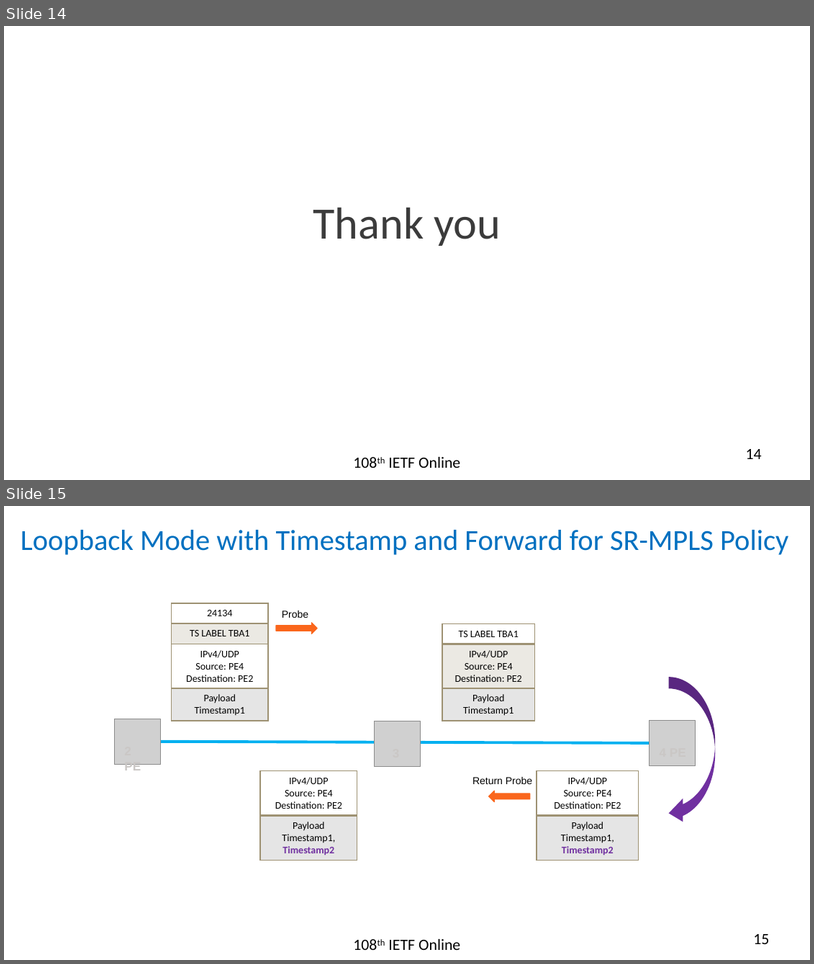
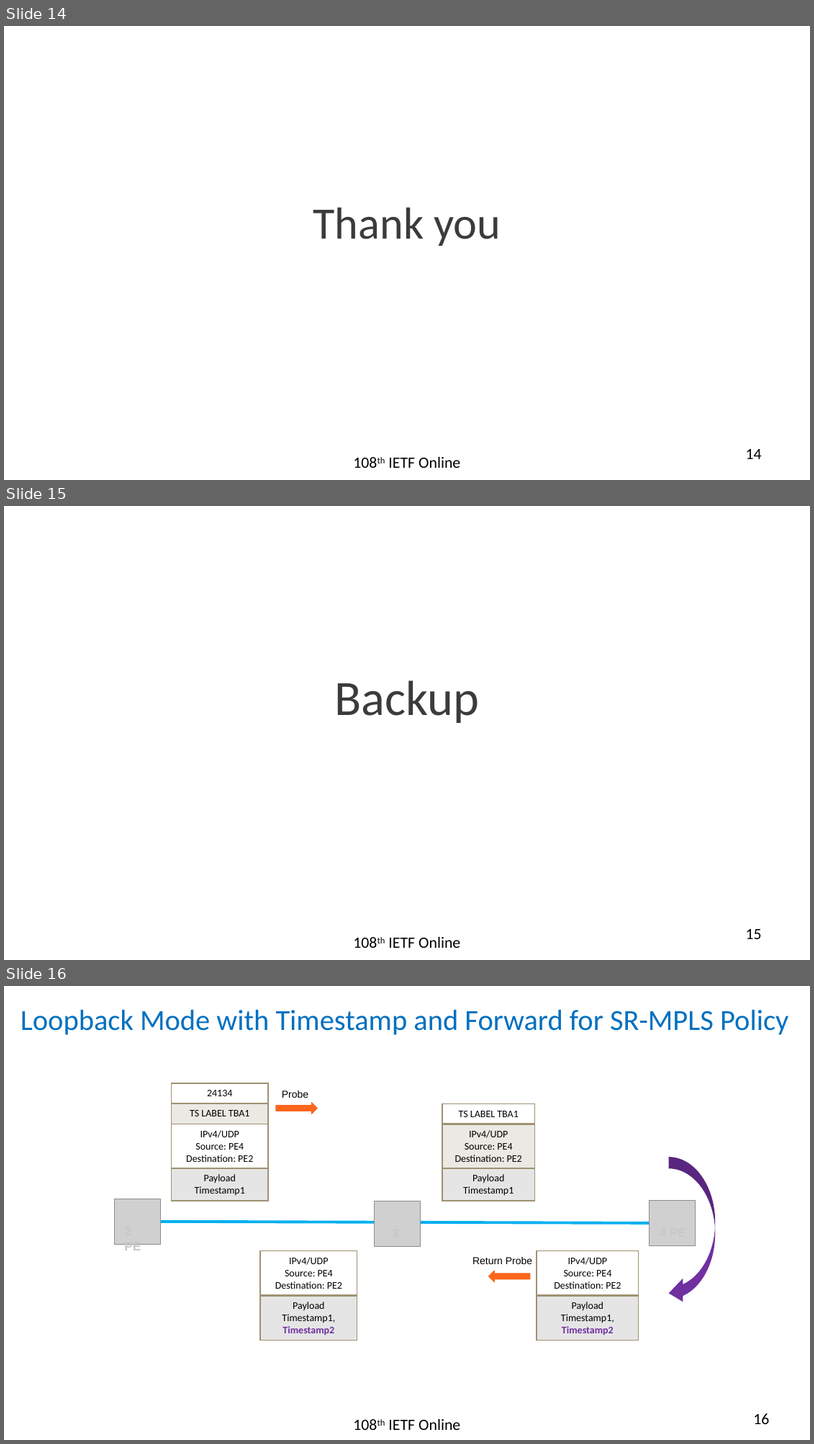
Before and after one commit to rakgandhi/ietf-slides, a slide deck: draft-gandhi-spring-sr-enhanced-plm-02.pptx. Shown one above the other, each under a label of ours: slides 14 and 15 before the commit, slides 14, 15 and 16 after it. The pictures are 814x964 and 814x1444 pixels, drawn with LibreOffice and Linux fonts; fonts in the diff are those of the drawing; grey boxes stand for pictures. Boxes give left, top, right and bottom in pixels: in the first picture for what was removed or moved away, otherwise in the second. Text is boxed around its words. In the diff, an @@ line names an element or a change of style, - is before the commit and + after.

```diff
--- a/draft-gandhi-spring-sr-enhanced-plm-02.pptx
+++ b/draft-gandhi-spring-sr-enhanced-plm-02.pptx
@@ slide 15 added at bbox=[4, 506, 810, 960], background #FFFFFF @@
@@ title added at bbox=[334, 680, 479, 723], 44 pt, text #3B3B3B @@
+Backup
@@ text added at bbox=[388, 937, 460, 947], 14 pt, text #000000 @@
+108th IETF Online
@@ page number added at bbox=[746, 929, 762, 939], 14 pt, text #000000 @@
+15
@@ what was slide 15 is now slide 16 @@
@@ page number at bbox=[754, 1413, 769, 1424]: text changed @@
-15
+16
```
Also in this commit, not shown: 2 slides changed, 1 other slide added, 5 other files.
